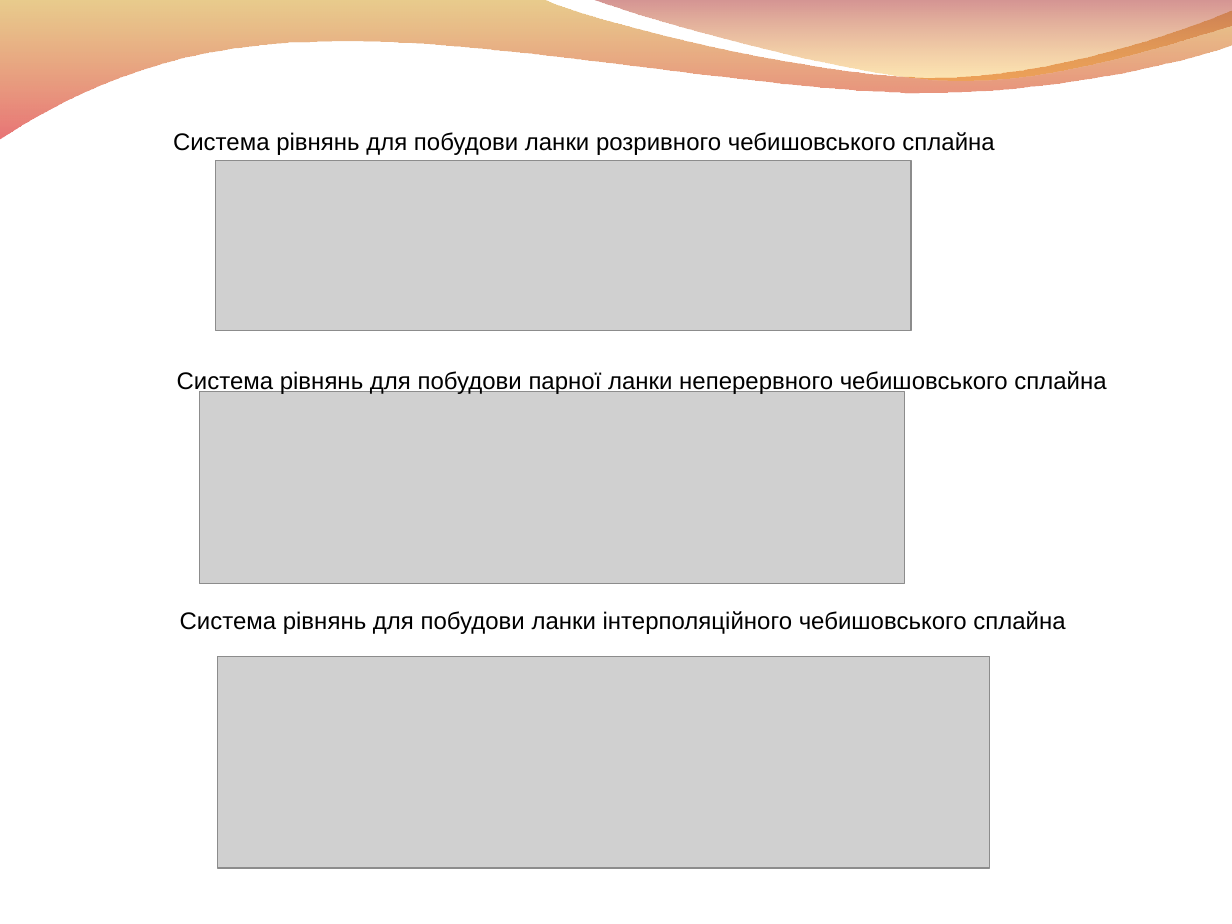
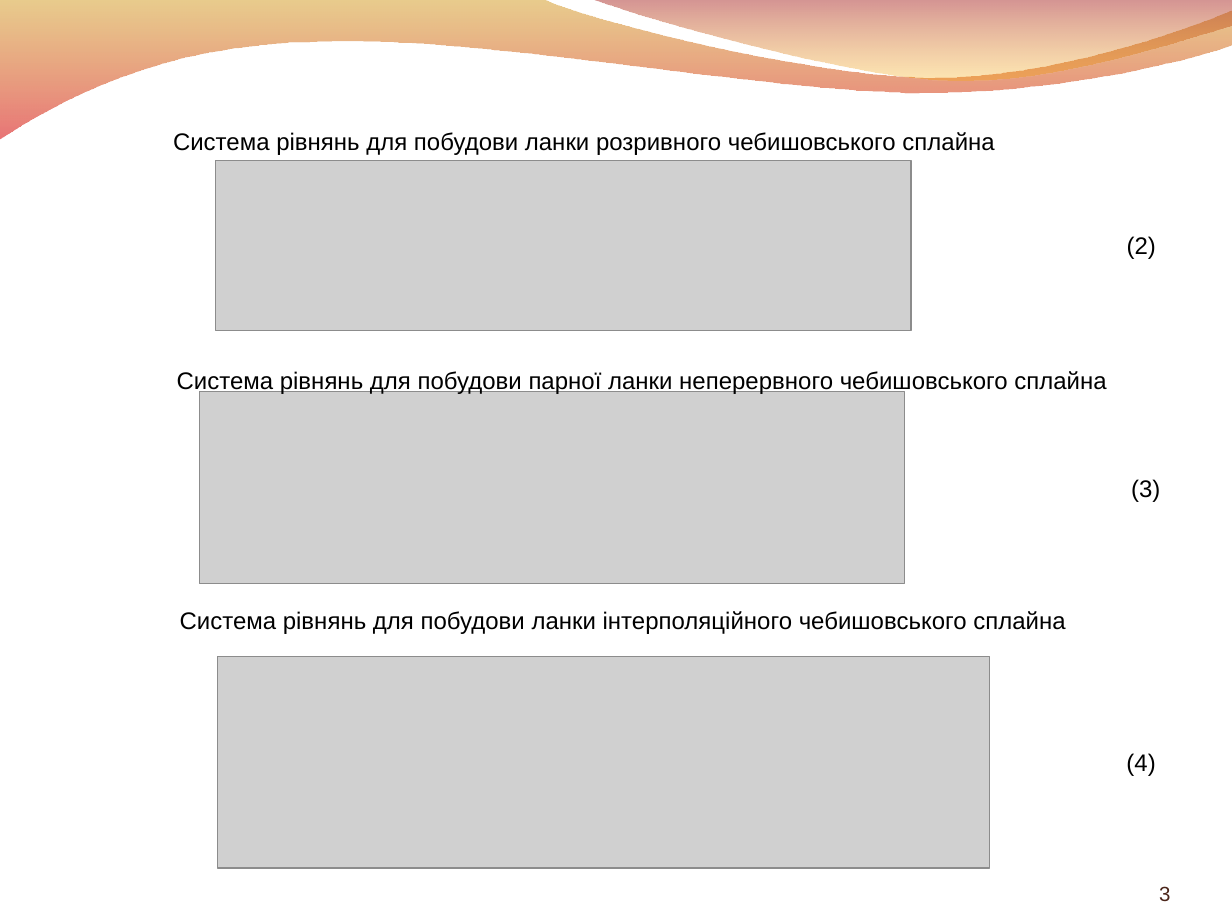
Before and after one commit to blevantovych/diplom-text-2, a slide deck: slide 3 of Презентація.ppt. Drawn at 1232x924 pixels with LibreOffice and Linux fonts; fonts in the diff are those of the drawing; grey boxes stand for pictures; background and template pictures are left out. Boxes give left, top, right and bottom in pixels: in the first picture for what was removed or moved away, otherwise in the second. Text is boxed around its words. In the diff, an @@ line names an element or a change of style, - is before the commit and + after.

Commit message:
update presentation

```diff
--- a/Презентація.ppt
+++ b/Презентація.ppt
@@ text added at [1127, 236, 1156, 259], 14 pt, text #000000 @@
+(2)
@@ text added at [1131, 479, 1160, 502], 14 pt, text #000000 @@
+(3)
@@ text added at [1126, 753, 1155, 776], 14 pt, text #000000 @@
+(4)
@@ page number added at [1159, 886, 1170, 901], 12 pt, text #4B251A @@
+3
```
Also in this commit, not shown: 7 other slides changed, 3 slides added, 3 slides removed, 3 other files.
